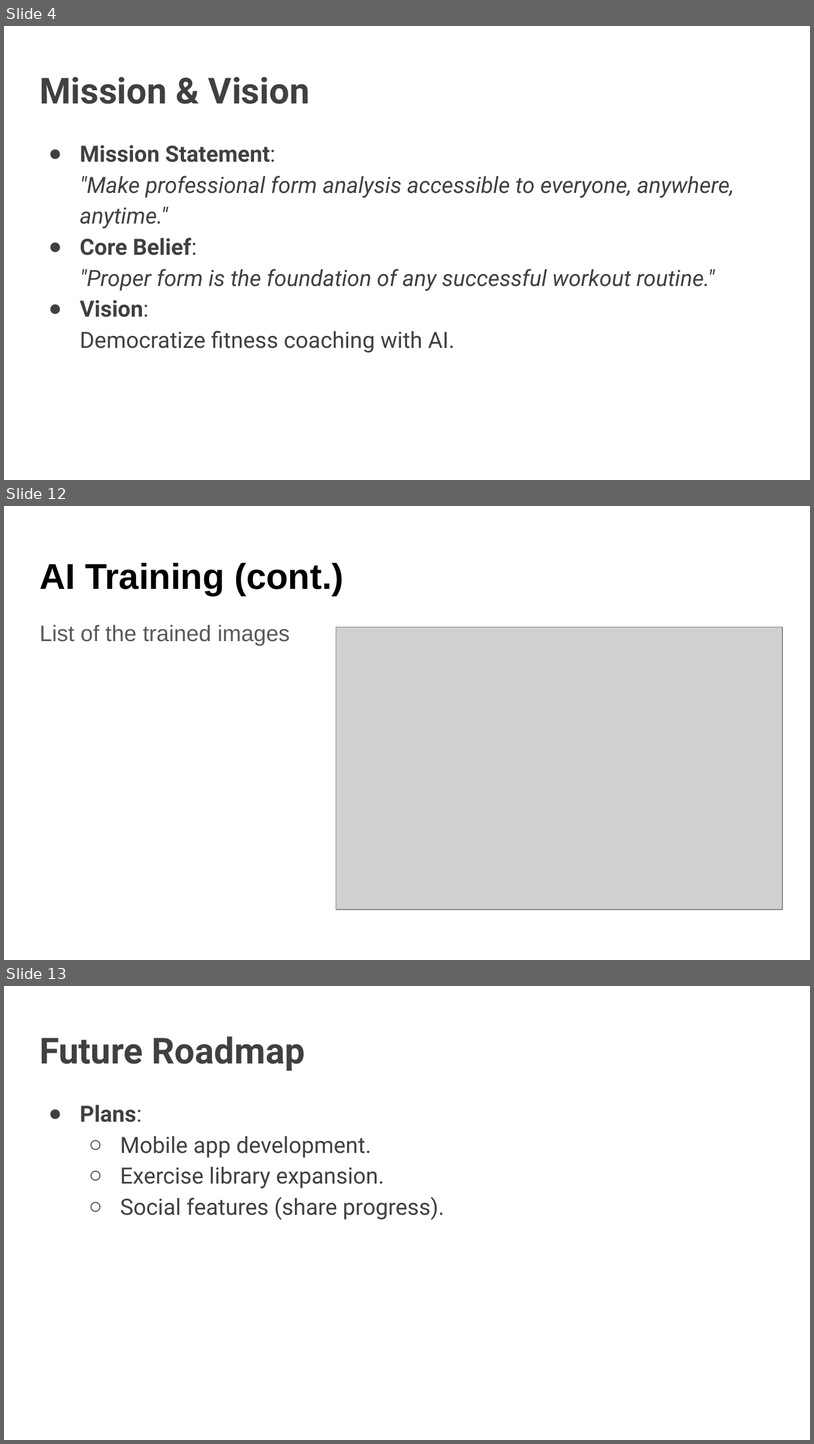
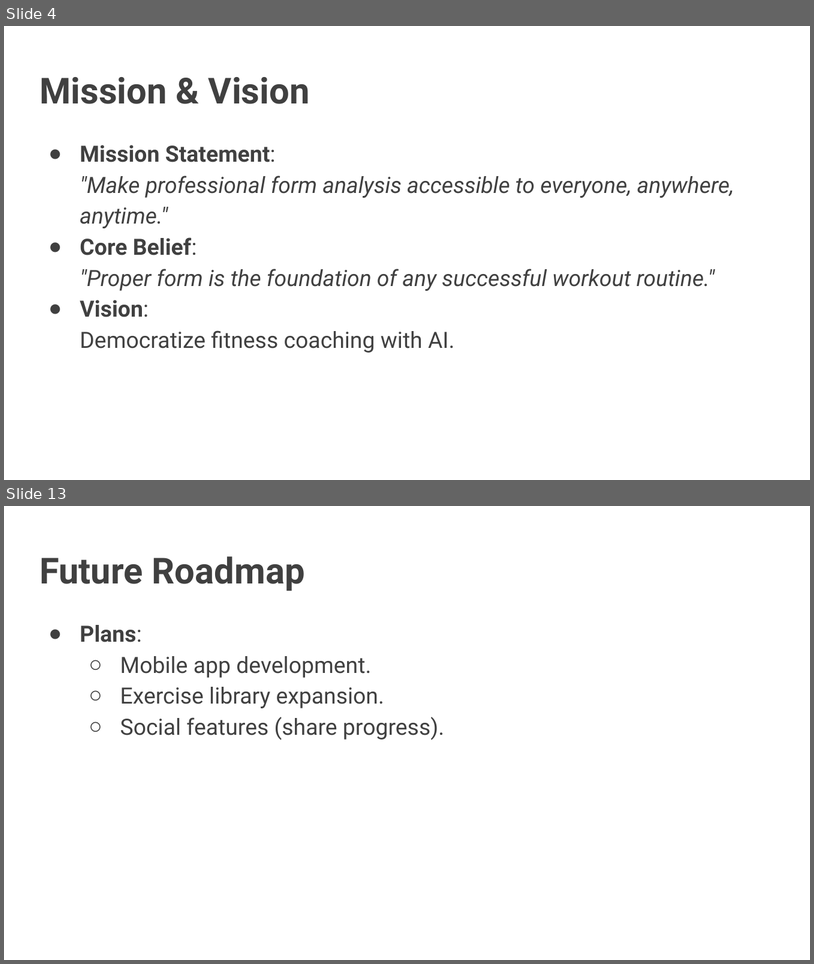
Before and after one commit to silenttundre/VirtualWorkoutBuddy, a slide deck: Virtual Workout Buddy.pptx. Shown one above the other, each under a label of ours: slides 4, 12 and 13 before the commit, slides 4 and 13 after it; the slides between them are not shown. The pictures are 814x1444 and 814x964 pixels, drawn with LibreOffice and Linux fonts; fonts in the diff are those of the drawing; grey boxes stand for pictures. Boxes give left, top, right and bottom in pixels: in the first picture for what was removed or moved away, otherwise in the second. Text is boxed around its words. In the diff, an @@ line names an element or a change of style, - is before the commit and + after.

Commit message:
Add files via upload
Fix up the training page UI and functionalities.

```diff
--- a/Virtual Workout Buddy.pptx
+++ b/Virtual Workout Buddy.pptx
@@ slide 12 removed at (4,506,810,960), background #FFFFFF @@
@@ title removed at (39,562,344,596) @@
-AI Training (cont.)
@@ text removed at (39,625,290,646) @@
-List of the trained images
@@ picture removed at (336,627,783,909) @@
```
Also in this commit, not shown: 8 slides changed, 3 slides added, 2 other slides removed, 3 other files.
